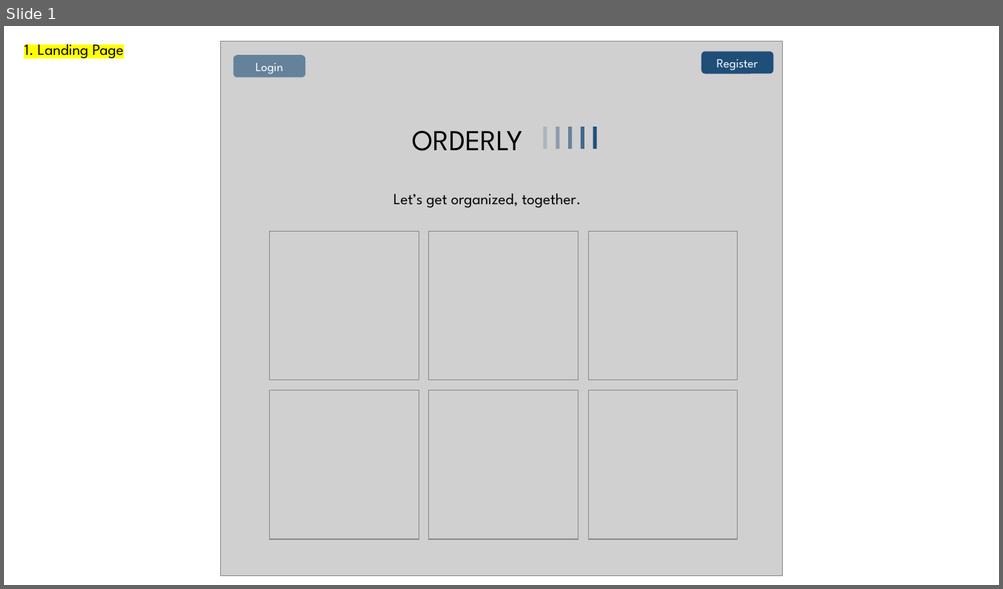
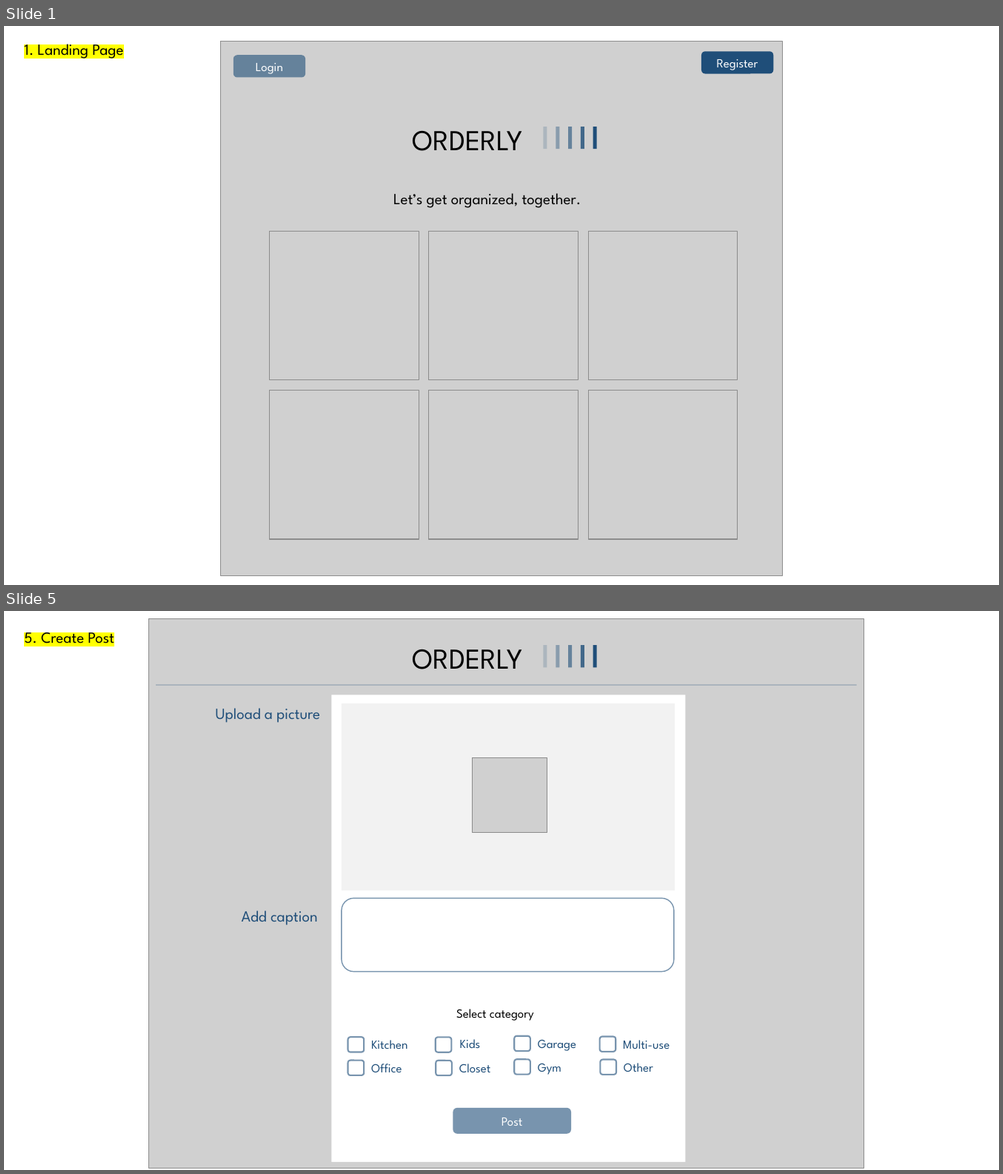
Before and after one commit to Dec2020PandA/Julia_Kennard_Solo_Project, a slide deck: Orderly.pptx. Shown one above the other, each under a label of ours: slide 1 before the commit, slides 1 and 5 after it; the slides between them are not shown. The pictures are 1003x589 and 1003x1174 pixels, drawn with LibreOffice and Linux fonts; fonts in the diff are those of the drawing; grey boxes stand for pictures. Boxes give left, top, right and bottom in pixels: in the first picture for what was removed or moved away, otherwise in the second. Text is boxed around its words. In the diff, an @@ line names an element or a change of style, - is before the commit and + after.

```diff
--- a/Orderly.pptx
+++ b/Orderly.pptx
@@ slide 5 added at bbox=[4, 611, 999, 1170], background #FFFFFF @@
@@ subtitle added at bbox=[24, 628, 114, 648], 15 pt, text #000000 @@
+5. Create Post
@@ picture added at bbox=[149, 619, 864, 1168] @@
@@ title added at bbox=[412, 649, 523, 669], 27.9 pt, text #000000 @@
+ORDERLY
@@ rectangle added at bbox=[543, 645, 547, 668], fill #1F4E79 at 20% opacity @@
@@ rectangle added at bbox=[555, 645, 559, 668], fill #1F4E79 at 40% opacity @@
@@ rectangle added at bbox=[568, 645, 572, 668], fill #1F4E79 at 60% opacity @@
@@ rectangle added at bbox=[580, 645, 584, 668], fill #1F4E79 at 80% opacity @@
@@ rectangle added at bbox=[593, 645, 597, 668], fill #1F4E79 @@
@@ line added from (156, 685) to (856, 685), #1F4E79 0.5 pt @@
@@ rectangle added at bbox=[332, 695, 686, 1162], fill #FFFFFF @@
@@ text added at bbox=[216, 708, 320, 723], 15 pt, text #1F4E79 @@
+Upload a picture
@@ rectangle added at bbox=[341, 703, 674, 891], fill #F2F2F2 @@
@@ picture added at bbox=[472, 758, 547, 832] @@
@@ rounded rectangle added at bbox=[341, 898, 673, 972], fill #FFFFFF, outline #1F4E79 1 pt @@
@@ text added at bbox=[242, 911, 318, 925], 15 pt, text #1F4E79 @@
+Add caption
@@ group added at bbox=[348, 1009, 669, 1076]: 8 texts, 7 rounded rectangles @@
+Select category
+Kitchen
+Office
+Kids
+Closet
+Garage
+Gym
+Multi-use
@@ rounded rectangle added at bbox=[600, 1060, 616, 1075], outline #1F4E79 1.5 pt @@
@@ text added at bbox=[623, 1063, 653, 1072], 12 pt, text #1F4E79 @@
+Other
@@ rounded rectangle added at bbox=[453, 1109, 571, 1135], fill #1F4E79 at 60% opacity, 12 pt, text #FFFFFF @@
+Post
```
Also in this commit, not shown: 3 slides changed, 3 other slides added, 2 other files.
